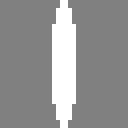
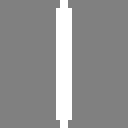
Comparing the layer stacks of the two 128px x 128px images. Changes:
painted on "Layer 1" over <box>52,24,76,104</box>
